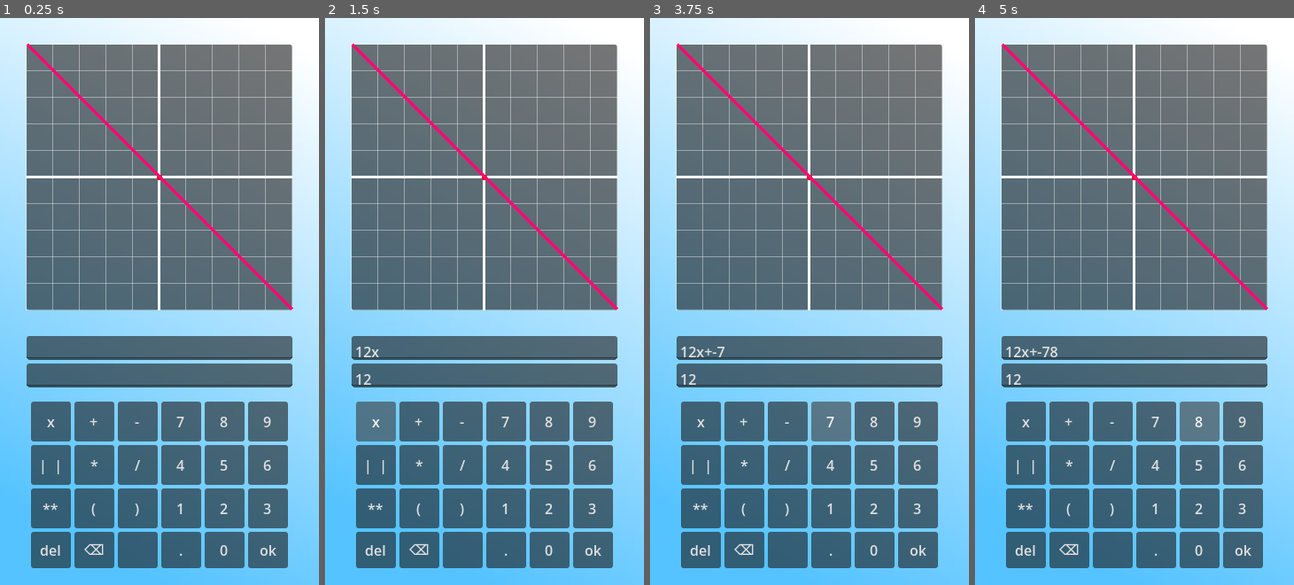
Above: before the commit, frames 1-4 (left to right).
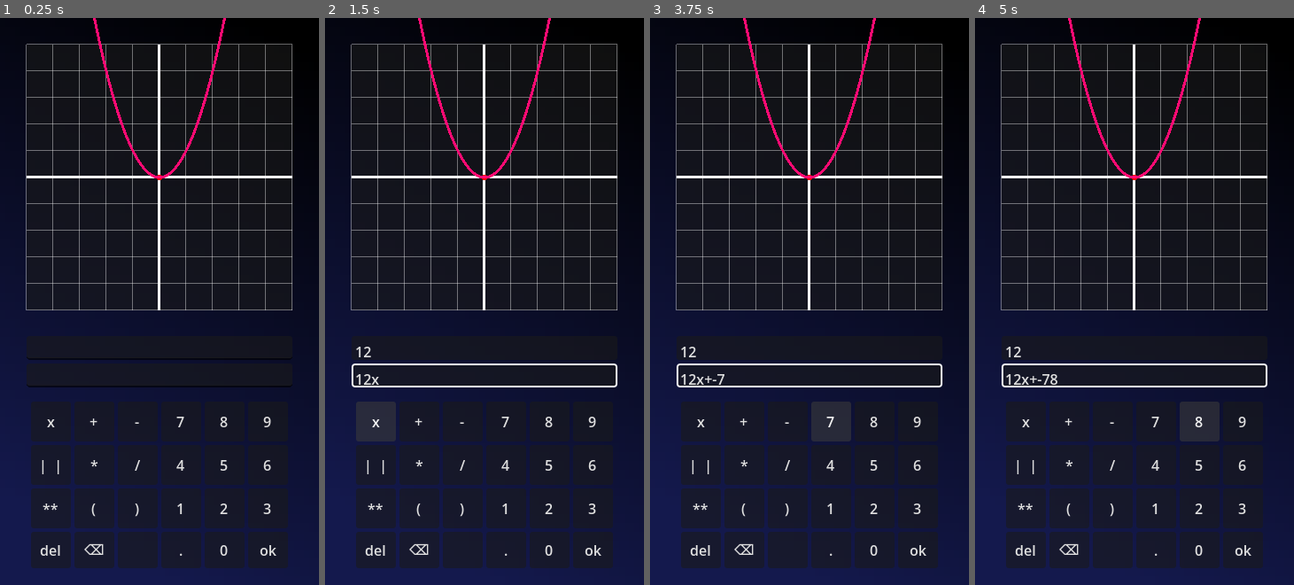
Above: after the commit, the same moments.

Repository: RafaelMVDev/funxy-ahsd-functions-learnings-app
Game: Godot game, scene res://jogo_tanaka.tscn
The game is run twice, just before and just after one commit, with the same random seed, the same clock (stepped at 60 frames per second) and the same inputs. This scene is started directly instead of the project's main scene.
Inputs (mouse positions are in pixels of both pictures, inside the frame that each line leads up to):
- Up to frame 1 (0.25 s): no input
- Up to frame 2 (1.5 s): click (484, 346) at 0.52 s; type "12" at 0.6 s; click (484, 375) at 0.75 s; type "12" at 0.83 s; click "x" at 1.25 s
- Up to frame 3 (3.75 s): click "+" at 2 s; click "-" at 2.75 s; click "7" at 3.5 s
- Up to frame 4 (5 s): click "8" at 4.25 s

The runs differ from the first frame. In frame 1, 99% of the frame differs, in the area x 0-100%, y 0-100%; in frame 2, 99%; in frame 3, 99%; in frame 4, 99%.

Commit message:
Finalização do TecladoNumerico e início do processamento de funções matemáticas

Diff:
--- a/fun-xy/grafico.gd
+++ b/fun-xy/grafico.gd
@@ -3,18 +3,16 @@
 @onready var linha: Line2D = $Line2D
 @onready var posicao_pai = get_parent().global_position
 
-var comeco_x: float #Posição em pixels do máximo negativo de x
-#0.0
-var fim_x: float #Posição em pixels do máximo positivo de x
-#300
-var limite_y: float #Posição em pixels do máximo nagativo de y
-#300
-var topo_y: float #Posição em pixels do máximo positivo de y
-#0.0
+var comeco_x: float
+var fim_x: float
+var limite_y: float
+var topo_y: float
 var ponto_central: Vector2
-#(150.0, 150.0)
 var escala_pixel: float
-#30
+
+# Guardamos o alcance matemático do eixo X para usar no cálculo
+var alcance_x_min: float = -5.0
+var alcance_x_max: float = 5.0
 
 func _ready() -> void:
 	var PlanoCartesiano = get_parent()
@@ -24,23 +22,49 @@
 	limite_y = PlanoCartesiano.origem.y + PlanoCartesiano.size.y
 	topo_y = PlanoCartesiano.origem.y
 	ponto_central = PlanoCartesiano.ponto_central
-	escala_pixel = PlanoCartesiano.size.x / (Malha.alcance_x.y - Malha.alcance_x.x)
-	desenhar_função()
 
-func calcular_funcao(valor_x): #Depois precisa do argumento "variável"
-	#var fx = - 2*escala_pixel + (ponto_central.y + (ponto_central.x - valor_x))
-	var fx = valor_x
+	# Pega os valores reais da malha se existirem
+	if Malha:
+		alcance_x_min = Malha.alcance_x.x
+		alcance_x_max = Malha.alcance_x.y
+		escala_pixel = PlanoCartesiano.size.x / (alcance_x_max - alcance_x_min)
+	else:
+		escala_pixel = 30.0
 
-	#var fx = ponto_central.y + (ponto_central.x - valor_x)
-	return fx
+	# Desenha uma função inicial de exemplo (opcional)
+	atualizar_grafico("x * x")
 
-func desenhar_função():
-	var x = comeco_x
-	var y = 0
+func atualizar_grafico(expressao_str: String):
+	# Usa o alcance da malha para definir o x_min e x_max do gráfico
+	var lista_de_pontos = calcular_pontos_funcao(expressao_str, alcance_x_min, alcance_x_max, 200)
 
-	while(x<fim_x):
-		y = calcular_funcao(x)
-		x += 1
-		if (y>limite_y) or (y<topo_y):
-			continue
-		$Line2D.add_point(Vector2(x, y))
+	if not lista_de_pontos.is_empty():
+		linha.points = PackedVector2Array(lista_de_pontos)
+
+func calcular_pontos_funcao(expressao_str: String, x_min: float, x_max: float, passos: int) -> Array[Vector2]:
+	var pontos: Array[Vector2] = []
+	var expr = Expression.new()
+
+	var erro = expr.parse(expressao_str, ["x"])
+	if erro != OK:
+		print("Erro na expressão matemática: ", expr.get_error_text())
+		return pontos
+
+	var passo_x = (x_max - x_min) / passos
+	for i in range(passos + 1):
+		var x_matematico = x_min + (i * passo_x)
+		var y_matematico = expr.execute([x_matematico])
+
+		# CONVERSÃO PARA PIXELS DO PLANO CARTESIANO:
+		# Transforma a coordenada matemática (x, y) em coordenadas de tela baseadas no ponto central
+		var pixel_x = ponto_central.x + (x_matematico * escala_pixel)
+		var pixel_y = ponto_central.y - (y_matematico * escala_pixel) # Invertido porque o Y do Godot cresce para baixo
+
+		# Opcional: filtrar pontos que fogem muito dos limites visuais do plano
+		if pixel_y >= topo_y - 200 and pixel_y <= limite_y + 200:
+			pontos.append(Vector2(pixel_x, pixel_y))
+
+	return pontos
+
+# (A função antiga "desenhar_função" baseada em loop pixel a pixel foi substituída
+# pelo Line2D recebendo os pontos calculados de uma vez só via `atualizar_grafico`).
--- /dev/null
+++ b/fun-xy/jogo_tanaka.gd
@@ -0,0 +1,16 @@
+extends Control
+
+@onready var teclado_matematico = $TecladoMatematico
+@onready var grafico = $FundoPlanoCartesiano/Grafico
+
+# Called when the node enters the scene tree for the first time.
+func _ready() -> void:
+	teclado_matematico.formula_enviada.connect(_on_teclado_formula_enviada)
+	pass # Replace with function body.
+
+func _on_teclado_formula_enviada(expressao: String):
+	print("Pai recebeu a fórmula: ", expressao)
+	grafico.atualizar_grafico(expressao)
+# Called every frame. 'delta' is the elapsed time since the previous frame.
+func _process(delta: float) -> void:
+	pass
--- a/fun-xy/jogo_tanaka.tscn
+++ b/fun-xy/jogo_tanaka.tscn
@@ -1,17 +1,42 @@
 [gd_scene format=3 uid="uid://bpg132c2wnqg"]
 
 [ext_resource type="Script" uid="uid://b217q64j6vrop" path="res://fundo_plano_cartesiano.gd" id="1_gpm53"]
+[ext_resource type="Script" uid="uid://s83i65kcb8gu" path="res://jogo_tanaka.gd" id="1_n1rmc"]
 [ext_resource type="Script" uid="uid://cp3qohxsj4sxs" path="res://malha_plano_cartesiano.gd" id="2_bq6yp"]
 [ext_resource type="Script" uid="uid://cm5n25siilx6t" path="res://grafico.gd" id="3_bq6yp"]
 [ext_resource type="Script" uid="uid://dttu1xeydxab8" path="res://teclado_matematico.gd" id="4_77yt0"]
 
 [sub_resource type="Gradient" id="Gradient_g5kuq"]
-colors = PackedColorArray(0.33333334, 0.7647059, 1, 1, 1, 1, 1, 1)
+colors = PackedColorArray(0.078431375, 0.09803922, 0.3019608, 1, 0, 0, 0, 1)
 
 [sub_resource type="GradientTexture2D" id="GradientTexture2D_x2j0j"]
 gradient = SubResource("Gradient_g5kuq")
 fill_from = Vector2(0.49565217, 1)
 fill_to = Vector2(0.8, 0)
+
+[sub_resource type="StyleBoxFlat" id="StyleBoxFlat_77yt0"]
+bg_color = Color(0.6, 0.6, 0.6, 0)
+border_width_left = 2
+border_width_top = 2
+border_width_right = 2
+border_width_bottom = 2
+border_color = Color(1, 1, 1, 1)
+corner_radius_top_left = 2
+corner_radius_top_right = 2
+corner_radius_bottom_right = 2
+corner_radius_bottom_left = 2
+
+[sub_resource type="StyleBoxFlat" id="StyleBoxFlat_27tq7"]
+bg_color = Color(1, 1, 1, 0)
+border_width_left = 2
+border_width_top = 2
+border_width_right = 2
+border_width_bottom = 2
+border_color = Color(1, 1, 1, 1)
+corner_radius_top_left = 2
+corner_radius_top_right = 2
+corner_radius_bottom_right = 2
+corner_radius_bottom_left = 2
 
 [node name="jogo_tanaka" type="Control" unique_id=1126857255]
 layout_mode = 3
@@ -22,6 +47,7 @@
 grow_vertical = 2
 size_flags_horizontal = 4
 size_flags_vertical = 0
+script = ExtResource("1_n1rmc")
 
 [node name="FundoAzul" type="TextureRect" parent="." unique_id=218444167]
 layout_mode = 1
@@ -93,11 +119,14 @@
 custom_minimum_size = Vector2(300, 27)
 layout_mode = 2
 size_flags_vertical = 0
+theme_override_styles/focus = SubResource("StyleBoxFlat_77yt0")
+caret_blink = true
 
 [node name="VisorDominio" type="TextEdit" parent="TecladoMatematico/VisoresTeclado" unique_id=1269256097]
 custom_minimum_size = Vector2(0, 27)
 layout_mode = 2
 size_flags_vertical = 8
+theme_override_styles/focus = SubResource("StyleBoxFlat_27tq7")
 
 [node name="VBoxContainer" type="VBoxContainer" parent="TecladoMatematico/VisoresTeclado" unique_id=1735758894]
 custom_minimum_size = Vector2(300, 200)
--- a/fun-xy/malha_plano_cartesiano.gd
+++ b/fun-xy/malha_plano_cartesiano.gd
@@ -11,13 +11,11 @@
 @export var cor_grade: Color = Color(1.0, 1.0, 1.0, 0.4)
 @export var cor_eixos: Color = Color.WHITE
 
-# Called when the node enters the scene tree for the first time.
 func _ready() -> void:
 	var pai = get_parent()
 	tamanho_tela = pai.size
 	ponto_central = tamanho_tela/2
 	queue_redraw()
-# Called every frame. 'delta' is the elapsed time since the previous frame.
 func _process(delta: float) -> void:
 	pass
 
@@ -26,14 +24,11 @@
 	var escala_y = tamanho_tela.y / (alcance_y.y - alcance_y.x)
 
 	var px = ponto_central.x + (ponto_math.x * escala_x)
-	# O eixo Y na tela do Godot é invertido (cresce para baixo),
-	# por isso subtraímos para o Y matemático crescer para cima.
 	var py = ponto_central.y - (ponto_math.y * escala_y)
 
 	return Vector2(px, py)
 
 func desenhar_malha():
-	# 1. DESENHAR LINHAS VERTICAIS DA GRADE
 	var x = alcance_x.x
 	while x <= alcance_x.y:
 		var inicio = math_para_tela(Vector2(x, alcance_y.x))
@@ -41,7 +36,6 @@
 		draw_line(inicio, fim, cor_grade, 1.0)
 		x += passo_grid
 
-	# 2. DESENHAR LINHAS HORIZONTAIS DA GRADE
 	var y = alcance_y.x
 	while y <= alcance_y.y:
 		var inicio = math_para_tela(Vector2(alcance_x.x, y))
@@ -49,13 +43,10 @@
 		draw_line(inicio, fim, cor_grade, 1.0)
 		y += passo_grid
 
-	# 3. DESENHAR OS EIXOS PRINCIPAIS (X=0 e Y=0) MAIS GROSSOS
-	# Eixo X (linha horizontal central)
 	var inicio_eixo_x = math_para_tela(Vector2(alcance_x.x, 0))
 	var fim_eixo_x = math_para_tela(Vector2(alcance_x.y, 0))
 	draw_line(inicio_eixo_x, fim_eixo_x, cor_eixos, 3.0)
 
-	# Eixo Y (linha vertical central)
 	var inicio_eixo_y = math_para_tela(Vector2(0, alcance_y.x))
 	var fim_eixo_y = math_para_tela(Vector2(0, alcance_y.y))
 	draw_line(inicio_eixo_y, fim_eixo_y, cor_eixos, 3.0)
--- a/fun-xy/teclado_matematico.gd
+++ b/fun-xy/teclado_matematico.gd
@@ -4,31 +4,67 @@
 @onready var VisorDominio: TextEdit = $VisoresTeclado/VisorDominio
 @onready var vbox: VBoxContainer = $VisoresTeclado/VBoxContainer
 
+signal formula_enviada(expressao: String)
+
+var visor_ativo: TextEdit = null
+
 func _ready() -> void:
+	VisorFuncao.focus_entered.connect(_on_visor_focado.bind(VisorFuncao))
+	VisorDominio.focus_entered.connect(_on_visor_focado.bind(VisorDominio))
 	for linha in vbox.get_children():
 		if linha is HBoxContainer:
 			for botao in linha.get_children():
 				if botao is Button:
 					botao.pressed.connect(_on_botao_pressionado.bind(botao))
 
+func _on_visor_focado(node: TextEdit):
+	if visor_ativo != null and is_instance_valid(visor_ativo):
+		_estilo_visor(visor_ativo, "normal")
+	visor_ativo = node
+	if visor_ativo != null:
+		_estilo_visor(visor_ativo, "focado")
+
+func _estilo_visor(node: TextEdit, estilo: String):
+	var stylebox_visor = node.get_theme_stylebox("normal")
+	var estilo_modificado = stylebox_visor.duplicate()
+
+	if estilo == "normal":
+		estilo_modificado.border_width_left = 0
+		estilo_modificado.border_width_right = 0
+		estilo_modificado.border_width_top = 0
+		estilo_modificado.border_width_bottom = 0
+	else:
+		estilo_modificado.border_width_left = 2
+		estilo_modificado.border_width_right = 2
+		estilo_modificado.border_width_top = 2
+		estilo_modificado.border_width_bottom = 2
+		estilo_modificado.border_color = Color("#ffffff")
+	node.add_theme_stylebox_override("normal", estilo_modificado)
+
 func _on_botao_pressionado(botao_clicado: Button) -> void:
 	var texto_do_botao: String = botao_clicado.text
 
 	if texto_do_botao == "del":
-		VisorFuncao.text = ""
+		visor_ativo.text = ""
 	elif texto_do_botao == "⌫":
+		print("reconhece o backspace")
 		_apagar_com_backspace()
 	elif texto_do_botao == "ok":
-		_enviar_expressao() # Executa a conta
+		emit_signal("formula_enviada", visor_ativo.text) # Executa a conta
 	else:
-		VisorFuncao.text += texto_do_botao # Adiciona o número ou operador no visor
+		_inserir_texto_no_cursor(texto_do_botao) # Adiciona o número ou operador no visor
 
 func _apagar_com_backspace():
-	#text = text.erase(posicao_cursor - 1, 1)
-	#a posição eu tenho q acesar por caret column
-	pass
+	var coluna: int = visor_ativo.get_caret_column()
 
-func _enviar_expressao() -> void:
-	# formata a expressão
-	# envia para o plano cartesiano calcular (x,y) e exibir
-	pass
+	if coluna > 0:
+		var texto: String = visor_ativo.text
+		visor_ativo.text = texto.substr(0, coluna - 1) + texto.substr(coluna)
+		visor_ativo.set_caret_column(coluna - 1)
+
+func _inserir_texto_no_cursor(texto_do_botao: String):
+	if visor_ativo != null:
+		var coluna: int = visor_ativo.get_caret_column()
+		var texto_atual: String = visor_ativo.text
+		visor_ativo.text = texto_atual.substr(0, coluna) + texto_do_botao + texto_atual.substr(coluna)
+		visor_ativo.set_caret_column(coluna + texto_do_botao.length())
--- /dev/null
+++ b/fun-xy/visor_funcao.gd
@@ -0,0 +1,11 @@
+extends TextEdit
+
+
+# Called when the node enters the scene tree for the first time.
+func _ready() -> void:
+	pass # Replace with function body.
+
+
+# Called every frame. 'delta' is the elapsed time since the previous frame.
+func _process(delta: float) -> void:
+	pass
Not shown, added: fun-xy/jogo_tanaka.gd.uid
Not shown, added: fun-xy/visor_funcao.gd.uid
